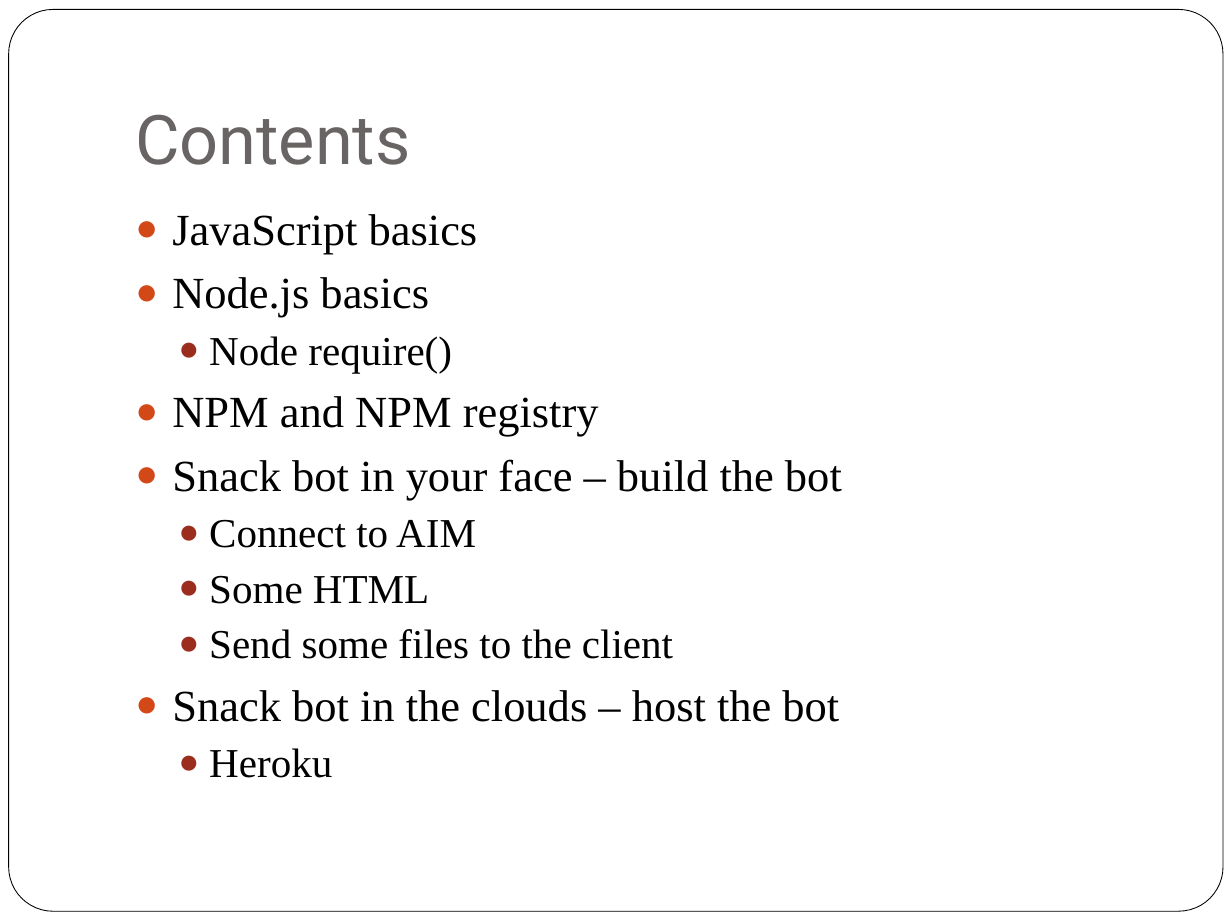
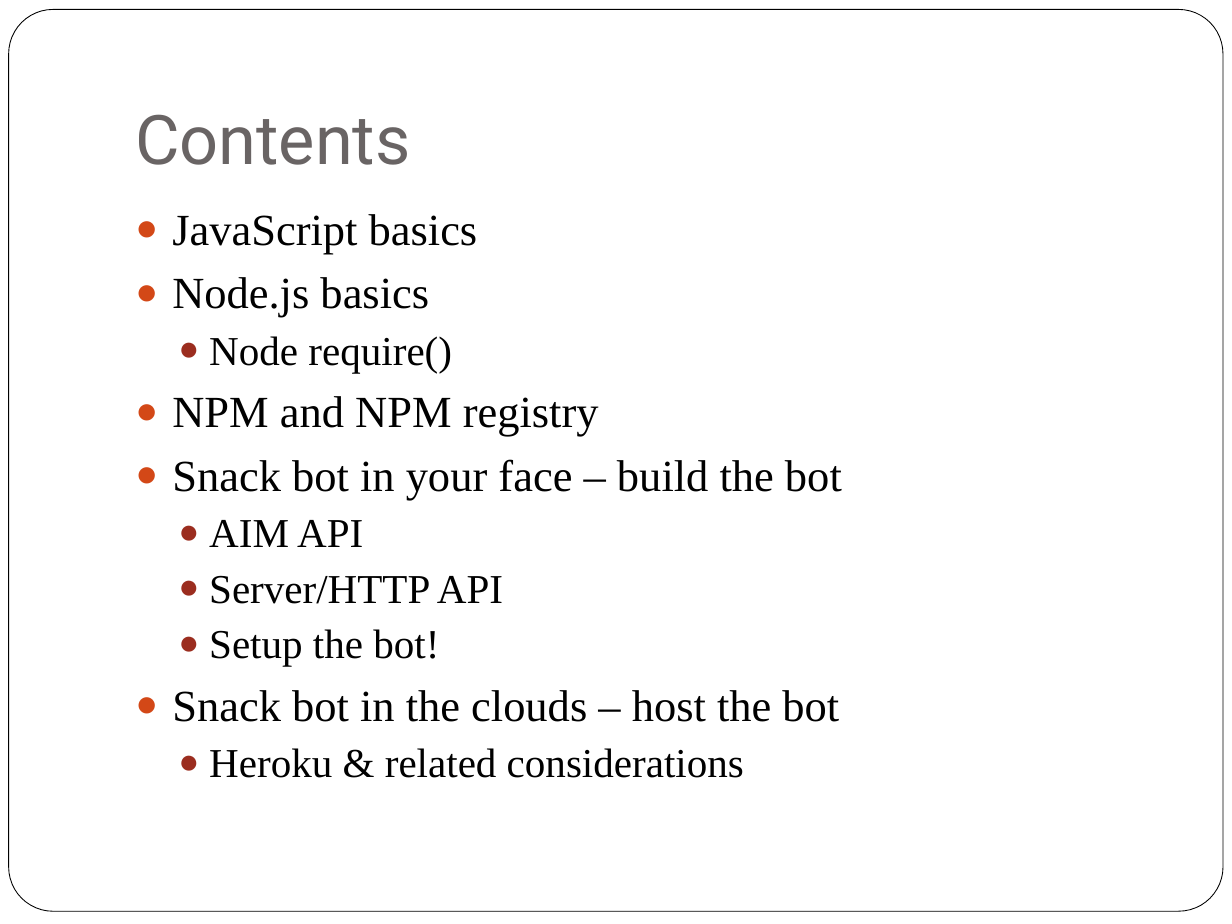
Before and after one commit to ZECTBynmo/SnackBot, a slide deck: slide 2 of SnackBot.pptx. Drawn at 1232x924 pixels with LibreOffice and Linux fonts; fonts in the diff are those of the drawing. Boxes give left, top, right and bottom in pixels: in the first picture for what was removed or moved away, otherwise in the second. Text is boxed around its words. In the diff, an @@ line names an element or a change of style, - is before the commit and + after.

```diff
--- a/SnackBot.pptx
+++ b/SnackBot.pptx
@@ text at box(209, 520, 503, 666): text changed @@
-  ● Connect to AIM
-  ● Some HTML
-  ● Send some files to the client
+  ● AIM API
+  ● Server/HTTP API
+  ● Setup the bot!
@@ text at box(209, 748, 744, 778): text changed @@
-  ● Heroku
+  ● Heroku & related considerations
```
Also in this commit, not shown: 6 other slides changed, 8 slides added, 1 slide removed.
